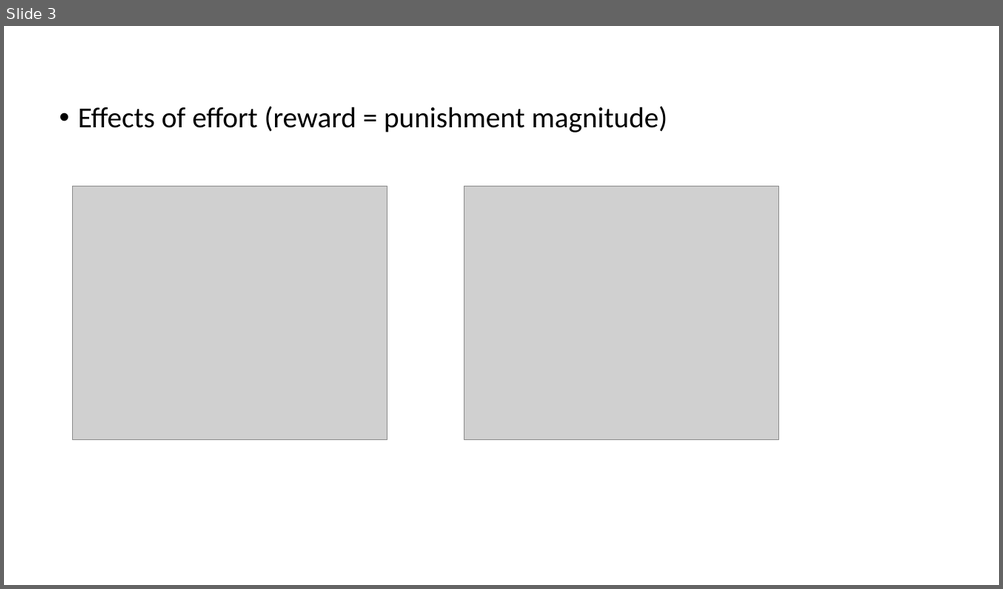
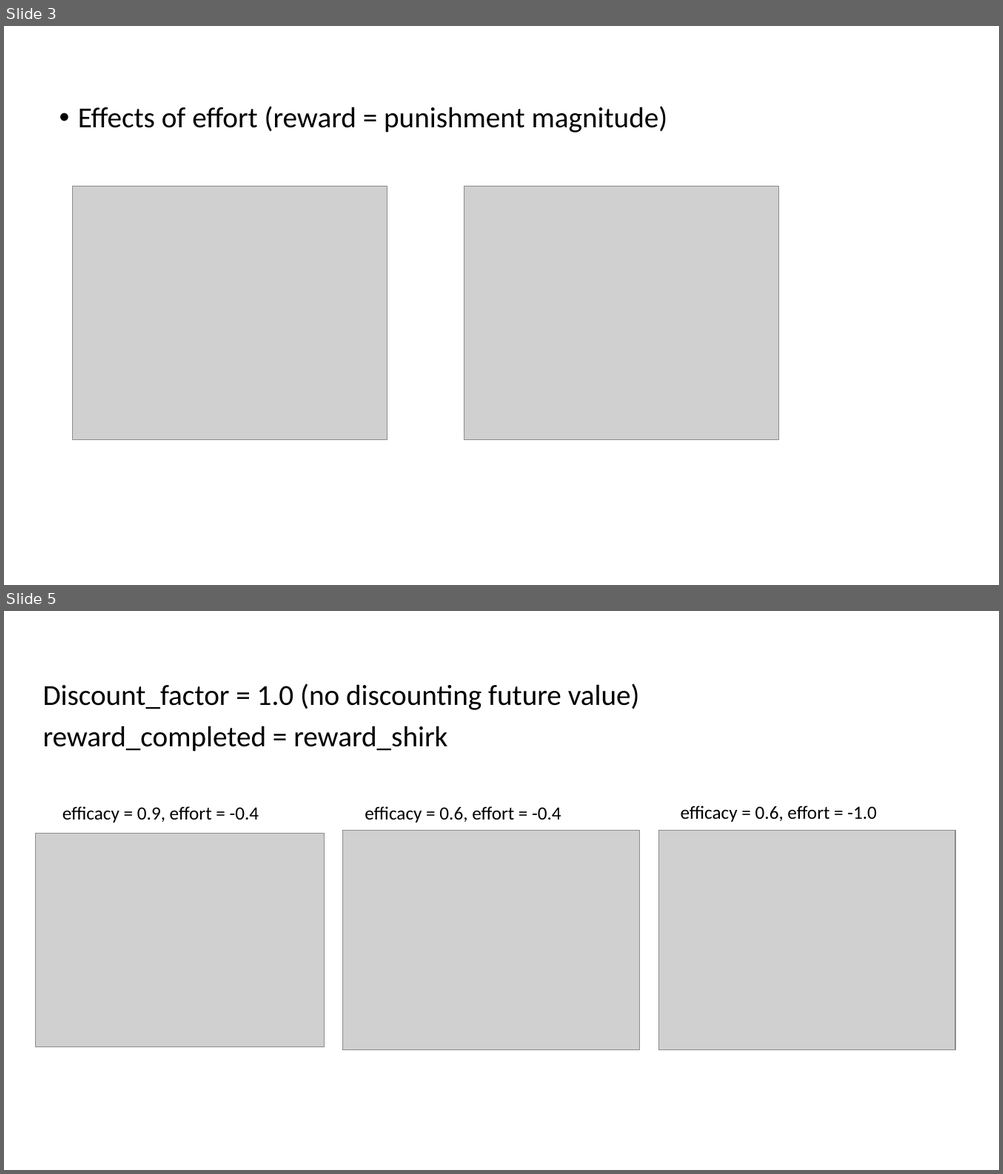
Before and after one commit to awebb-nz/procrastination_code, a slide deck: results and plots/Presentation1.pptx. Shown one above the other, each under a label of ours: slide 3 before the commit, slides 3 and 5 after it; the slides between them are not shown. The pictures are 1003x589 and 1003x1174 pixels, drawn with LibreOffice and Linux fonts; fonts in the diff are those of the drawing; grey boxes stand for pictures. Boxes give left, top, right and bottom in pixels: in the first picture for what was removed or moved away, otherwise in the second. Text is boxed around its words. In the diff, an @@ line names an element or a change of style, - is before the commit and + after.

```diff
--- a/results and plots/Presentation1.pptx
+++ b/results and plots/Presentation1.pptx
@@ slide 5 added at <box>4,611,999,1170</box>, background #FFFFFF @@
@@ text added at <box>43,684,640,752</box>, 28 pt, text #000000 @@
+Discount_factor = 1.0 (no discounting future value)
+reward_completed = reward_shirk
@@ text added at <box>62,806,259,823</box>, 18 pt, text #000000 @@
+efficacy = 0.9, effort = -0.4
@@ text added at <box>364,806,561,823</box>, 18 pt, text #000000 @@
+efficacy = 0.6, effort = -0.4
@@ text added at <box>680,806,876,822</box>, 18 pt, text #000000 @@
+efficacy = 0.6, effort = -1.0
@@ picture added at <box>343,830,640,1050</box> @@
@@ picture added at <box>658,830,956,1050</box> @@
@@ picture added at <box>35,833,324,1047</box> @@
```
Also in this commit, not shown: 2 other slides added, 1 other file.
